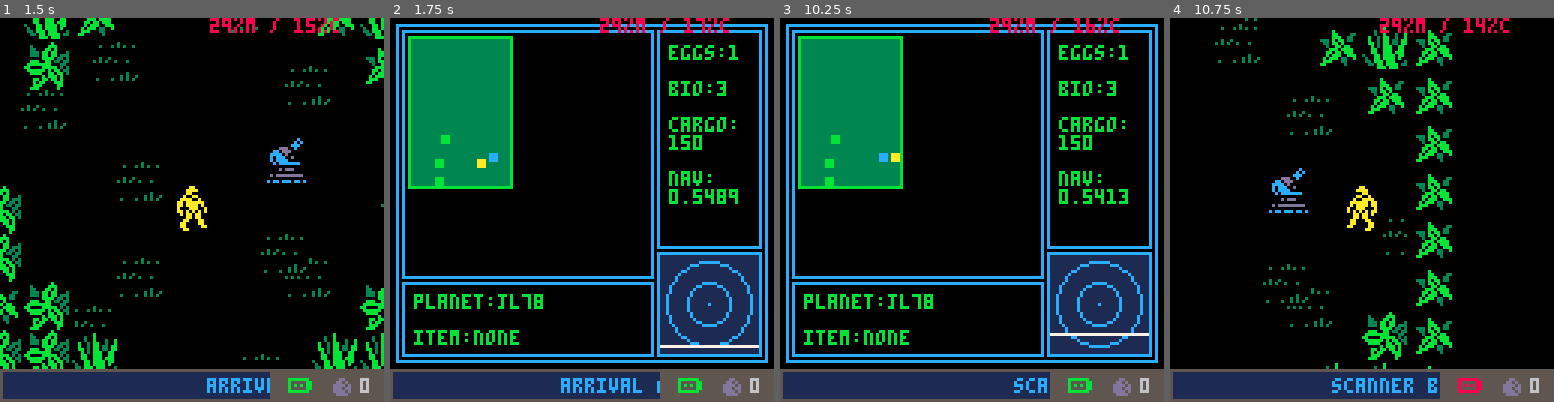
Above: before the commit, frames 1-4 (left to right).
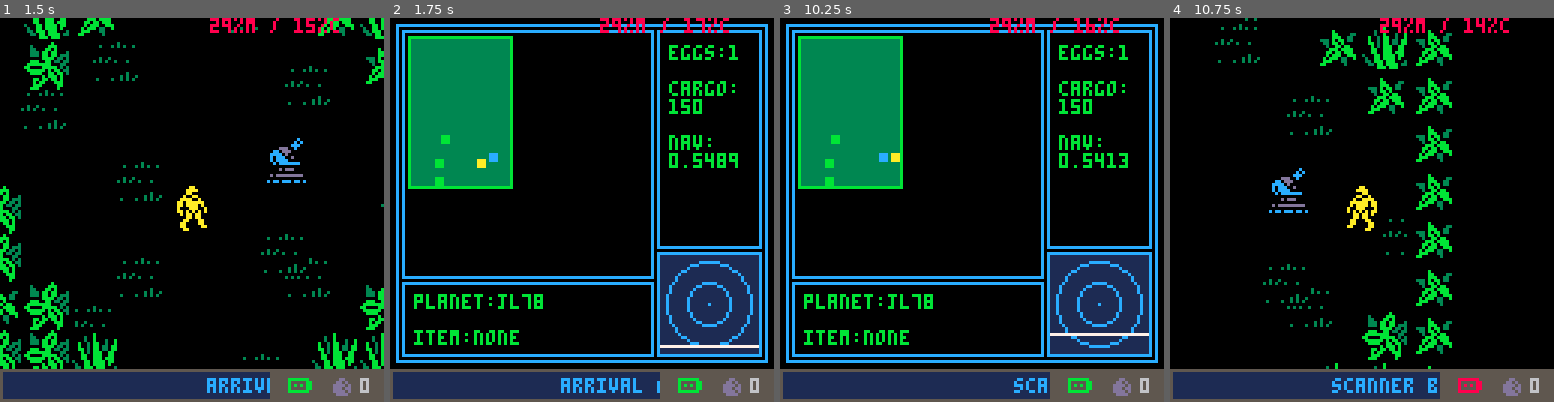
Above: after the commit, the same moments.

Repository: morningtoast/pico8-alien
Game: PICO-8 cartridge ripley.p8
The game is run twice, just before and just after one commit, with the same random seed, the same clock (stepped at 60 frames per second) and the same inputs.
Inputs:
- Up to frame 1 (1.5 s): tap X (X key) at 0.33, 1.07 s; tap O (Z key) at 0.7 s
- Up to frame 2 (1.75 s): hold Right from 1.6 s (still down); tap O (Z key) at 1.7 s
- Up to frame 3 (10.25 s): tap X (X key) every 1.12 s from 1.85 to 9.67 s; release Right at 2.1 s; tap O (Z key) every 0.4 s from 2.1 to 10.1 s; hold Up 2.15-2.42 s; hold Right 2.47-3.03 s; hold Left 3.08-3.58 s; hold Down 3.63-3.97 s; hold Right 4.02-4.68 s; hold Up 4.73-5.03 s; hold Left 5.08-5.68 s; hold Down 5.73-6.03 s; hold Right 6.08-6.58 s; hold Right 6.63-7.13 s; hold Up 7.18-7.45 s; hold Right 7.5-8.07 s; hold Left 8.12-8.62 s; hold Down 8.67-9 s; hold Right 9.05-9.72 s; hold Up 9.77-10.07 s; hold Left from 10.12 s (still down)
- Up to frame 4 (10.75 s): tap O (Z key) at 10.5 s; release Left at 10.72 s

Frame 1 is identical in both runs. In frame 2, 1.7% of the frame differs, in the area x 72-91%, y 16-49%; in frame 3, 1.7%; in frame 4, nothing differs.

Commit message:
Help screen content

Diff:
--- a/ripley.p8
+++ b/ripley.p8
@@ -94,11 +94,13 @@
 		end
 
 		if tile.occupant=="transport" and current_level.eggs>0 and p_transport_t<1 then
+			-- @sound buzzer
 			add_ticker_text("dropship unavailable",true)
 			p_transport_t=1
 		end
 
 		if tile.occupant=="transport" and current_level.eggs<=0 and not p_transport then
+			-- @sound dropship call
 			add_ticker_text("dropship landing, stay at beacon;leaving "..current_level.name,true)
 			p_transport=true
 			p_transport_t=2
@@ -133,7 +135,7 @@
 				generate_minimap()
 				map_mode=true
 			else
-				-- #sound, "not allowed" buzzer
+				-- @sound buzzer
 				add_ticker_text("scanner battery recharging",true)
 			end
 		end
@@ -142,6 +144,7 @@
 		if btnxp then
 			-- beacon
 			if p_st==3 then
+				-- @sound bait noise
 				add_bait(p_tx,p_ty)
 				p_st=1
 				p_spr=32
@@ -151,7 +154,7 @@
 
 			-- fire gun
 			if p_st==2 then
-				-- #sound, bullet shot noise
+				-- @sound bullet shot
 
 				-- create player bullet object
 				local targets={}
@@ -436,6 +439,7 @@
 
 				if in_hitbox(p_cx,p_cy, ox,oy, 32,8) then
 					-- sniper bullet object
+					-- @sound sniper shot
 					local obj={
 						dx=4,x=self.x+16,
 						c=13,dy=0,
@@ -504,6 +508,8 @@
 			level_list={}
 			make_blood()
 			p_spr=46
+
+			-- @sound death blow, only once
 
 			gt=0
 			add_ticker_text("you are dead;press \142 to continue;you collected "..eggs_collected.." eggs;press \142 to continue",true)
@@ -1251,7 +1257,7 @@
 	if p_st==2 then item="pulse rifle" end
 	if p_st==3 then item="alien bait" end
 
-	print("eggs:"..minimap_txt_eggs.."\n\nbio:"..minimap_txt_bio.."\n\ncargo:\n15"..eggs_collected.."\n\nnav:\n"..minimap_nav, 93, 9, 11)
+	print("eggs:"..minimap_txt_eggs.."\n\ncargo:\n15"..eggs_collected.."\n\nnav:\n"..minimap_nav, 93, 9, 11)
 	print("planet:"..current_level.name.."\n\nitem:"..item, 8,92, 11)
 
 
@@ -1378,7 +1384,7 @@
 	add_bodies(current_level.bodies)
 	add_eggs(current_level.eggs)
 
-	add_ticker_text("arrival on "..current_level.name..";scan shows "..current_level.eggs.." eggs in vicinity;find eggs before they hatch",true)
+	add_ticker_text("arrival on "..current_level.name..";scan shows "..current_level.eggs.." eggs in range;find eggs before they hatch",true)
 
 	if level_id==1 then
 		add_ticker_text("press \142 to scan area;press \151 to use item")
@@ -1411,6 +1417,7 @@
 				local t=get_random_tile("egg")
 
 				if t then
+					-- @sound hatch alert
 					add_ticker_text("new life form detected",true)
 
 					current_level.eggs-=1
@@ -1442,6 +1449,7 @@
 				add_ticker_text("mission accomplished;return to transport beacon",true)
 			else
 				if current_level.eggs<=0 then
+					-- @sound no egg alert
 					add_ticker_text("no more eggs detected;return to transport beacon")
 				else
 					ticker_common()
@@ -1582,13 +1590,14 @@
 -- #nextlevel
 function nextlevel_init()
 	level_id+=1
+	daysout+=1
 	p_transport=false
 
 
 	-- after level 5, maps are same always big, just new layout
 	if level_id>#levels then
 		local abc=split("a;b;c;d;e;f;g;h;i;j;k;l;m;n;o;p;q;r;s;t;u;w;v;y;z")
-		local name=rnd_table(abc)..rnd_table(abc).."-"..random(108,850)
+		local name=rnd_table(abc)..rnd_table(abc).."-"..random(75,850)
 		local colors={{3,4},{11,9},{11,4},{15,14}}
 
 		current_level={name=name,w=6,h=6,bodies=10,eggs=5,eggtimer=45,aliens=6,snipers=6,colors=rnd_table(colors)}
@@ -1649,7 +1658,7 @@
 		end
 
 		--print("approaching planet\n\n"..current_level.name.."\n\n\ncalculating lower\norbit path vector\n\ncommence with\nlanding sequence\n\nscanning surface\nbio readings\n\n\n\npress \142 to confirm", 7,8, 11)
-		print("next planet: "..current_level.name.."\n\ndays out: 1\n\nsearch zone: "..zonetext, 7,8, 7)
+		print("next planet: "..current_level.name.."\n\ndays out: "..daysout.."\n\nsearch zone: "..zonetext, 7,8, 7)
 		print("scans show "..current_level.eggs.." eggs\nand other life\nforms in range\n\n\npress \142 to start", 7,45, 7)
 
 		print("cargo: "..eggs_collected.."/20",7,100,7)
@@ -1704,38 +1713,30 @@
 
 
 -- #story
-function story_init()
+story_init=function() --must be var for use in attract modes
 	local sx=1
 	local lspr=14
-	--local rspr=14
 
 	function story_update()
-		if btnxp or btnzp then
+		if (btnxp or btnzp) or (gt>sec(15)) then
+			attract=help_init;
 			title_init()
 		end
 
-		if gt>sec(18) then title_init() end
-
-		if gt>sec(9) then
+		if gt>sec(4) then
 			lspr=160
-			if sx>=90 then
-				lspr=128
-			else
-
-			end
+			if sx>=90 then lspr=128	end
 
 			sx=min(sx+.5,130)
 		end
 	end
 
 	function story_draw()
-		print("dylan burke is finishing the\njob his father, carter, failed\nto finish on lv-426.\n\nyou know what that means. you\ncan't let him complete his\nmission.\n\nthanks to some old friends\nstill within the company, you\nknow where he's heading\nand you can make his\ngoal an impossibility.\n\nyou must travel to each location\nand collect 20 alien eggs before\nburke can get to them.",0,0,6)
+		print("dylan burke is finishing the\njob his father failed\nto finish on lv-426.\n\nyou know what that means and you\nmust stop him.\n\nthanks to some old friends\nstill within the company, you\nknow where he's heading.\n\nYou must travel to each planet\nand collect alien eggs before\nburke can get to them.",0,0,6)
 		palt(2,true)
 		spr(lspr,sx,105,2,2)
 		if sx<90 then spr(9,90,110,2,1) end
 		pal()
-
-
 	end
 
 
@@ -1744,13 +1745,50 @@
 
 
 
+-- #help
+help_init=function() --must be var for use in attract modes
+	function help_update()
+		if (btnxp or btnzp) or (gt>sec(15)) then
+			attract=story_init;
+			title_init()
+		end
+	end
+
+	function help_draw()
+		-- left side
+		spr(14,8,8,2,2)
+		print("find & collect\nalien eggs",26,8,7)
+
+		spr(9,8,48,2,2)
+		print("search bodies to\nequip weapon",26,48,7)
+
+		spr(12,8,28,2,2)
+		print("stand on beacon\nto call dropship",26,28,7)
+
+		print("press \142 for map scan\n\npress \151 to use equipped weapon", 8,68, 7)
+
+
+		-- right side
+		print("avoid aliens", 64,8, 8)
+		spr(160, 64,18, 2,2)    spr(128, 82,18, 2,2)
+		spr(42, 64,36, 2,2)
+
+		print("eggs hatch after time.\n\nsmall aliens look for\nbodies to grow.", 64,60, 8)
+	end
+
+	cart(help_update, help_draw)
+end
+
+
+
 
 
 -- #title
+attract=story_init;
 function title_init()
 	level_id=0
 	eggs_collected=0 --total eggs collected by player for game session
-
+	daysout=0
 	level_grid={}
 	level_list={}
 	blood={}
@@ -1761,11 +1799,11 @@
 	-- w/h=screen size; eggtimer=seconds to hatch; colors=array of primary,secondary
 	add(levels,{name="jl78",w=2,h=3,bodies=2,eggs=1,eggtimer=30,aliens=0,snipers=0,colors={11,3}})
 	add(levels,{name="col-b",w=3,h=4,bodies=3,eggs=2,eggtimer=30,aliens=2,snipers=0,colors={11,4}})
-	add(levels,{name="gvh 1106",w=4,h=4,bodies=4,eggs=3,eggtimer=40,aliens=3,snipers=1,colors={9,4}})
-	add(levels,{name="roxi 9",w=5,h=4,bodies=5,eggs=4,eggtimer=45,aliens=4,snipers=2,colors={11,4}})
-	add(levels,{name="pv-418",w=5,h=5,bodies=7,eggs=5,eggtimer=50,aliens=5,snipers=5,colors={14,2}})
-	add(levels,{name="mf2018",w=3,h=7,bodies=10,eggs=6,eggtimer=35,aliens=5,snipers=5,colors={11,3}})
-	add(levels,{name="p-co 8",w=6,h=4,bodies=6,eggs=4,eggtimer=45,aliens=5,snipers=7,colors={14,2}})
+	add(levels,{name="mf 2018",w=4,h=4,bodies=4,eggs=3,eggtimer=40,aliens=3,snipers=2,colors={9,4}})
+	add(levels,{name="roxi 9",w=5,h=4,bodies=5,eggs=4,eggtimer=45,aliens=4,snipers=3,colors={11,4}})
+	add(levels,{name="pv-418",w=6,h=6,bodies=7,eggs=5,eggtimer=50,aliens=6,snipers=6,colors={14,2}})
+	--add(levels,{name="mf2018",w=3,h=7,bodies=10,eggs=6,eggtimer=35,aliens=5,snipers=5,colors={11,3}})
+	--add(levels,{name="p-co 8",w=6,h=4,bodies=6,eggs=4,eggtimer=45,aliens=5,snipers=7,colors={14,2}})
 
 
 
@@ -1773,14 +1811,9 @@
 end
 
 function title_update()
-	if btnxp or btnzp then
-		nextlevel_init()
-	end
-
-	if gt>sec(7) then
-		story_init()
-	end
-
+	if btnxp or btnzp then nextlevel_init()	end
+
+	if gt>sec(7) then abstract() end
 end
 
 function title_draw()
@@ -1789,8 +1822,10 @@
 
 
 
+
 -- #intro
-intro_init=function()
+
+function intro_init()
 	local textc=0
 	local wait=sec(10)
 
